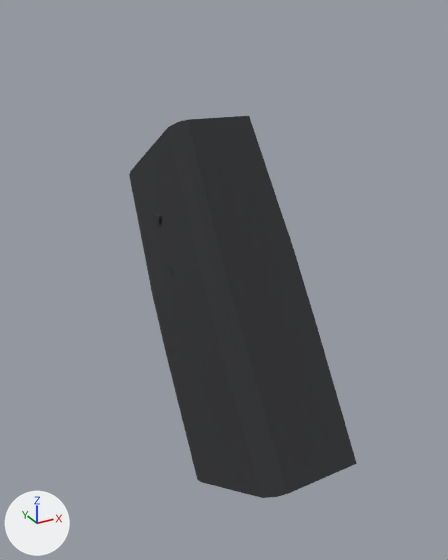
Renders of the glTF model assets/models/attachment_marksman_angledgrip.glb from each side of a commit.
The view is the same before and after, from a camera (50 mm lens) standing at (-0.079, 0.0579, -0.0196) and looking at (-0.0005, 0.2005, -0.0909). Lighting does not change. The marker at lower left points along +X, +Y and +Z. The first picture is the older version. Vertices at exactly the same position are counted once.

The first picture shows 'attachment_marksman_angledgrip__marksman_angledgrip__marksman_angledgrip__grip'.
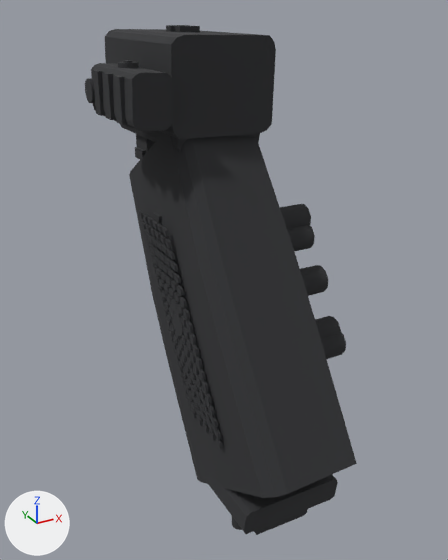
What differs and where, as boxes (x1, y1, x2, y2) in the pictures (448 x 560 px):
```json
{"object": "attachment_marksman_angledgrip__marksman_angledgrip__marksman_angledgrip__grip", "change": "reshaped", "before": [129, 116, 357, 498], "after": [85, 25, 357, 535], "on screen": "19% wider, 33% taller"}
{"part": 1, "of": "me_geometry_239_ds_wpolymer", "change": "built on", "after": [138, 204, 346, 535]}
{"part": 2, "of": "me_geometry_239_ds_wpolymer", "change": "added", "after": [85, 25, 276, 159]}
```

Scene script edits in JSON lines:
```json
{"block": "me_geometry_239_ds_wpolymer", "where": "# used by ob_attachment_marksman_angledgrip__marksman_angledgrip__marksman_angledgrip__grip; location = (0.0, 0.0, 0.0)"}
{"op": "remove", "block": "me_geometry_239_ds_wpolymer", "code": "me_geometry_239_ds_wpolymer.from_pydata(...)  # 112 vertices, 200 faces; spans x -0.0152..0.0152, y 0.1521..0.2442, z -0.1537..-0.0461"}
{"op": "add", "block": "me_geometry_239_ds_wpolymer", "code": "me_geometry_239_ds_wpolymer.from_pydata(...)  # 5802 vertices, 9120 faces; spans x -0.0277..0.0287, y 0.1521..0.249, z -0.1554..-0.0242"}
{"block": "me_geometry_239_ds_wpolymer", "change": "me_geometry_239_ds_wpolymer part 1: 1 vertex removed from x 0.0099, y 0.2154, z -0.1202; 5125 vertices added at x -0.0163..0.0287, y 0.1629..0.2243, z -0.1554..-0.0735"}
{"block": "me_geometry_239_ds_wpolymer", "change": "me_geometry_239_ds_wpolymer part 2: 566 vertices added at x -0.0277..0.0163, y 0.198..0.249, z -0.0615..-0.0242"}
```
